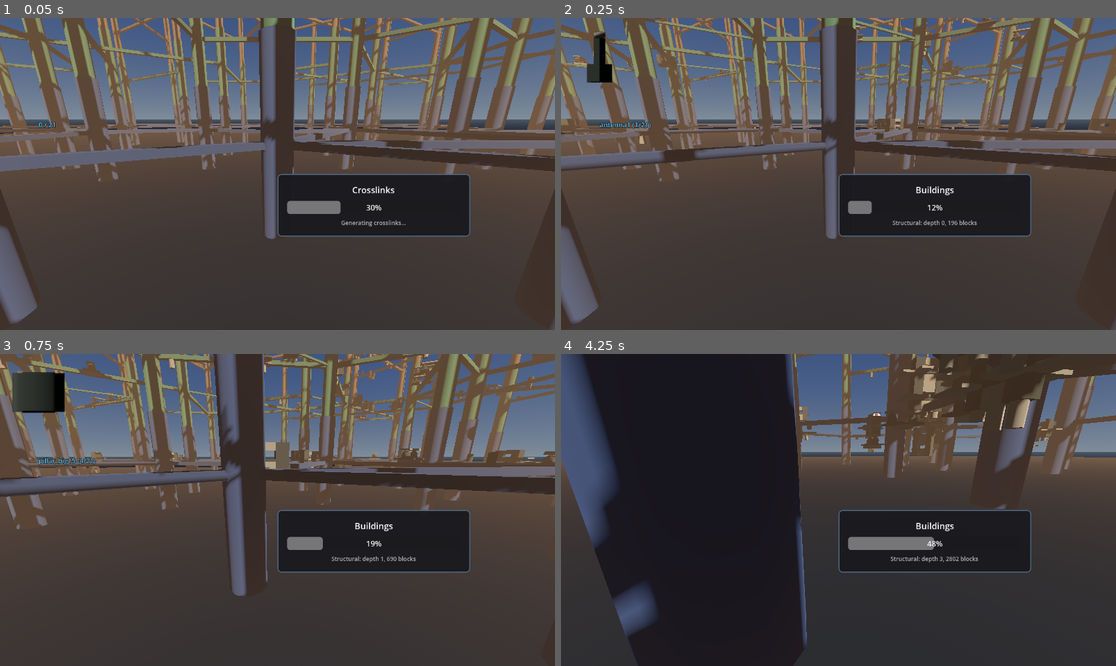
Above: before the commit, frames 1-4 (two rows, left to right).
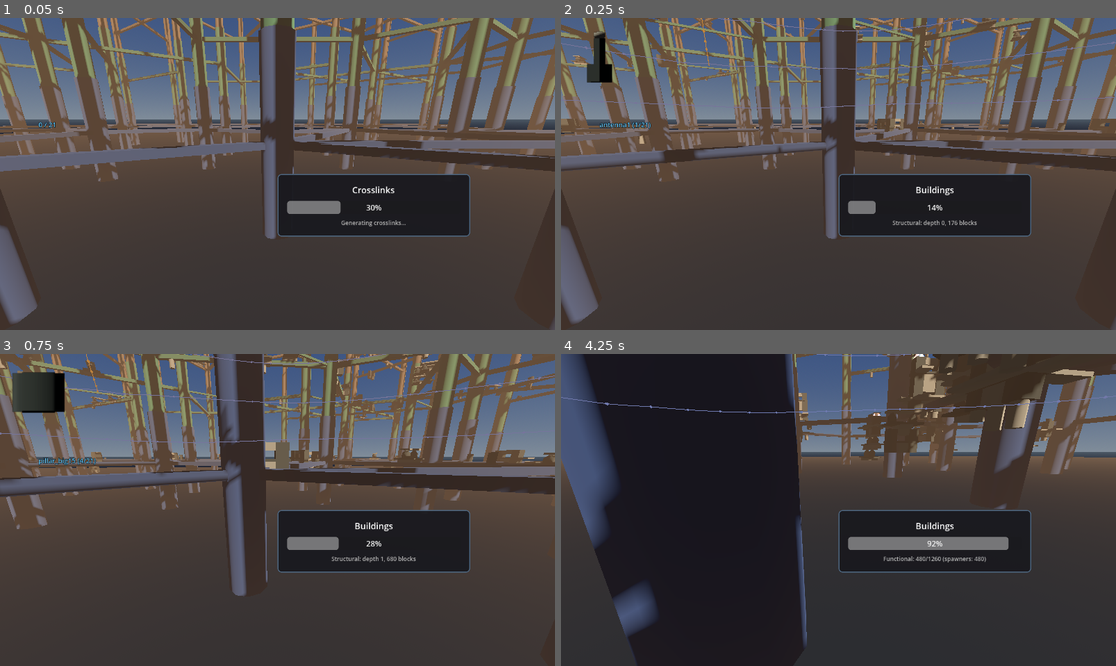
Above: after the commit, the same moments.

Repository: TaxiService/fcar
Game: Godot game, scene res://city/city_test.tscn
Same seed, same stepped clock (60 frames per second), same inputs: the game is played once before the commit and once after it.
Inputs (mouse positions are in pixels of both pictures, inside the frame that each line leads up to):
- Up to frame 1 (0.05 s): no input
- Up to frame 2 (0.25 s): no input
- Up to frame 3 (0.75 s): tap Enter at 0.5 s; move the mouse to (305, 510) at 0.52 s; hold W (forward) from 0.53 s (still down); tap Shift (boost) at 0.6 s; click (305, 510) at 0.67 s
- Up to frame 4 (4.25 s): keep holding W (forward); tap Space (jump) at 0.77, 1.52, 3.02, 3.77 s; move the mouse to (810, 510) at 1.27 s; tap R (confirm) at 1.35 s; move the mouse to (849, 503) at 2.02 s; tap C (crouch) at 2.1 s; move the mouse to (832, 516) at 2.77 s; tap V (toggle_auto_hover) at 2.85 s; click (832, 516) at 2.92 s; move the mouse to (877, 513) at 3.52 s; hold F (toggle_control_lock) from 3.53 s (still down)

Frame 1 is identical in both runs. In frame 2, 0.6% of the frame differs, in the area x 0-100%, y 0-67%; in frame 3, 0.6%; in frame 4, 1.8%.

Commit message:
add highway route generation and traffic car system
HighwayGenerator produces Curve3D spline routes at biome borders —
ring highways circling the city and cross highways cutting through
hex face-center directions. TrafficManager pools TrafficCar nodes
(redsand.tscn visuals, no physics) and moves them along routes with
slot-based spawn/despawn, tube offsets, and disturbed-state blending.

Co-Authored-By: Claude Opus 4.6 <noreply@anthropic.com>

Diff:
--- a/city/CityGenerator.gd
+++ b/city/CityGenerator.gd
@@ -140,6 +140,11 @@
 
 @export var building_generator_path: NodePath
 var building_generator: BuildingGenerator
+
+@export_category("Highways")
+@export var generate_highways: bool = true
+var highway_generator: HighwayGenerator
+
 var _rng: RandomNumberGenerator = RandomNumberGenerator.new()
 var _current_seed: int = 0
 
@@ -154,6 +159,7 @@
 	CityGrid.city_generator = self
 	_create_containers()
 	CityGrid.building_generator = building_generator
+	CityGrid.highway_generator = highway_generator
 	if show_ground_grid:
 		_create_ground_grid()
 
@@ -206,6 +212,11 @@
 	if building_generator:
 		building_generator.reparent(buildings_container)
 
+	# Create HighwayGenerator
+	highway_generator = HighwayGenerator.new()
+	highway_generator.name = "HighwayGenerator"
+	add_child(highway_generator)
+
 func _initialize_rng():
 	if use_random_seed:
 		_current_seed = int(Time.get_unix_time_from_system() * 1000) % 2147483647
@@ -254,6 +265,11 @@
 	_generate_connectors()
 	await get_tree().process_frame
 
+	if generate_highways:
+		city_generation_progress.emit("highways", 0.45, "Generating highways...")
+		_generate_highways()
+		await get_tree().process_frame
+
 	if generate_buildings:
 		city_generation_progress.emit("buildings", 0.5, "Generating buildings...")
 		await _generate_buildings()
@@ -280,6 +296,9 @@
 	for child in buildings_container.get_children():
 		if child != building_generator:
 			child.queue_free()
+	# Clear highway routes
+	if highway_generator:
+		highway_generator._clear()
 
 
 func _generate_hex_grid():
@@ -745,6 +764,14 @@
 	return aabbs
 
 
+func _generate_highways():
+	if not highway_generator:
+		push_error("CityGenerator: HighwayGenerator not initialized")
+		return
+	highway_generator.generate_highways = generate_highways
+	highway_generator.set_seed(_current_seed + 55501)
+	highway_generator.generate(self)
+
 func _generate_buildings():
 	if not building_generator:
 		push_error("CityGenerator: BuildingGenerator not initialized")
--- a/city/CityGrid.gd
+++ b/city/CityGrid.gd
@@ -36,6 +36,8 @@
 var city_generator: CityGenerator = null
 var building_generator: BuildingGenerator = null
 var visibility_manager: VisibilityManager = null
+var highway_generator: HighwayGenerator = null
+var traffic_manager: TrafficManager = null
 
 
 func _ready():
--- /dev/null
+++ b/city/HighwayGenerator.gd
@@ -0,0 +1,294 @@
+class_name HighwayGenerator
+extends Node3D
+
+class HighwayRoute extends RefCounted:
+	var curve: Curve3D
+	var height_level: int       # Biome border index (1, 2, 3...)
+	var route_type: String      # "ring" or "cross"
+	var tube_radius: float
+	var speed_limit: float
+	var is_loop: bool
+	var total_length: float
+
+@export_category("Highway Generation")
+@export var generate_highways: bool = true
+@export var ring_highways_per_border: int = 1
+@export var cross_highway_count: int = 2
+@export var tube_radius: float = 40.0
+@export var ring_radius_offset: float = 50.0
+@export var spire_avoidance_radius: float = 90.0
+@export var waypoint_spacing: float = 200.0
+@export var y_undulation_amplitude: float = 30.0
+@export var default_speed_limit: float = 40.0
+
+@export_category("Debug")
+@export var debug_draw_highways: bool = true
+
+var routes: Array = []  # Array of HighwayRoute
+var _rng: RandomNumberGenerator = RandomNumberGenerator.new()
+var _debug_container: Node3D = null
+
+func set_seed(seed_value: int):
+	_rng.seed = seed_value
+
+func generate(city_gen: CityGenerator):
+	if not generate_highways:
+		return
+
+	_clear()
+
+	var biome_height = city_gen.spire_height / city_gen.biome_count
+
+	# Ring highways at each biome border (skip ground level border 0)
+	for border_idx in range(1, city_gen.biome_count):
+		var border_y = biome_height * border_idx
+		for i in range(ring_highways_per_border):
+			var route = _generate_ring_highway(city_gen, border_y, border_idx, i)
+			if route:
+				routes.append(route)
+
+	# Cross highways along hex face-center directions (safe angles that avoid spires)
+	# Pointy-top hex has vertices at 30°+n*60°, so face-centers are at n*60° (0°, 60°, 120°)
+	var safe_angles = [0.0, PI / 3.0, 2.0 * PI / 3.0]
+	for i in range(cross_highway_count):
+		var border_idx = (i % (city_gen.biome_count - 1)) + 1
+		var border_y = biome_height * border_idx
+		var angle = safe_angles[i % safe_angles.size()]
+		var route = _generate_cross_highway(city_gen, border_y, border_idx, angle)
+		if route:
+			routes.append(route)
+
+	var ring_count = 0
+	var cross_count = 0
+	for r in routes:
+		if r.route_type == "ring":
+			ring_count += 1
+		else:
+			cross_count += 1
+	print("HighwayGenerator: Generated %d routes (%d ring, %d cross)" % [routes.size(), ring_count, cross_count])
+
+	if debug_draw_highways:
+		_draw_debug()
+
+func _clear():
+	routes.clear()
+	if _debug_container:
+		_debug_container.queue_free()
+		_debug_container = null
+
+func _get_max_spire_radius(city_gen: CityGenerator) -> float:
+	var max_dist = 0.0
+	for pos in city_gen.spire_positions:
+		var dist = Vector2(pos.x, pos.z).length()
+		if dist > max_dist:
+			max_dist = dist
+	return max_dist
+
+func _generate_ring_highway(city_gen: CityGenerator, base_y: float, border_idx: int, ring_index: int) -> HighwayRoute:
+	var max_spire_dist = _get_max_spire_radius(city_gen)
+	var ring_radius = max_spire_dist + ring_radius_offset + ring_index * tube_radius * 2.5
+
+	var circumference = TAU * ring_radius
+	var num_points = maxi(12, int(circumference / waypoint_spacing))
+
+	# Phase offset for organic undulation
+	var phase = _rng.randf() * TAU
+
+	var points: Array[Vector3] = []
+
+	for i in range(num_points):
+		var angle = TAU * i / num_points
+		var x = cos(angle) * ring_radius
+		var z = sin(angle) * ring_radius
+
+		# Multi-frequency Y undulation for organic feel
+		var y_offset = sin(angle * 3.0 + phase) * y_undulation_amplitude * 0.7 \
+			+ sin(angle * 7.0 + phase * 2.3) * y_undulation_amplitude * 0.3
+		var y = base_y + y_offset
+
+		var point = Vector3(x, y, z)
+		point = _avoid_spires(point, city_gen.spire_positions)
+		points.append(point)
+
+	# Build Curve3D with smooth handles and loop closure
+	var curve = Curve3D.new()
+
+	for i in range(points.size()):
+		var prev_idx = (i - 1 + points.size()) % points.size()
+		var next_idx = (i + 1) % points.size()
+
+		var to_next = points[next_idx] - points[i]
+		var to_prev = points[prev_idx] - points[i]
+		var tangent = (to_next - to_prev).normalized()
+		var handle_len = points[i].distance_to(points[next_idx]) * 0.33
+
+		curve.add_point(points[i], -tangent * handle_len, tangent * handle_len)
+
+	# Close the loop by duplicating first point at the end
+	var p0 = points[0]
+	var prev_last = points[points.size() - 1]
+	var next_first = points[1]
+	var close_tangent = (next_first - prev_last).normalized()
+	var close_handle_len = p0.distance_to(next_first) * 0.33
+	curve.add_point(p0, -close_tangent * close_handle_len, close_tangent * close_handle_len)
+
+	var route = HighwayRoute.new()
+	route.curve = curve
+	route.height_level = border_idx
+	route.route_type = "ring"
+	route.tube_radius = tube_radius
+	route.speed_limit = default_speed_limit
+	route.is_loop = true
+	route.total_length = curve.get_baked_length()
+
+	print("  Ring highway at y=%.0f, radius=%.0f, %d points, length=%.0fm" % [
+		base_y, ring_radius, num_points, route.total_length])
+
+	return route
+
+func _generate_cross_highway(city_gen: CityGenerator, base_y: float, border_idx: int, direction_angle: float) -> HighwayRoute:
+	var max_spire_dist = _get_max_spire_radius(city_gen)
+	var extent = max_spire_dist + ring_radius_offset + 100.0
+
+	var dir = Vector2(cos(direction_angle), sin(direction_angle))
+	var start_2d = -dir * extent
+	var end_2d = dir * extent
+
+	var total_dist = start_2d.distance_to(end_2d)
+	var num_segments = maxi(4, int(total_dist / waypoint_spacing))
+
+	var phase = _rng.randf() * TAU
+	var points: Array[Vector3] = []
+
+	for i in range(num_segments + 1):
+		var t = float(i) / num_segments
+		var pos_2d = start_2d.lerp(end_2d, t)
+
+		# Y undulation — gentler near endpoints, stronger in the middle
+		var center_weight = sin(t * PI)  # 0 at ends, 1 at middle
+		var y_offset = sin(t * PI * 4.0 + phase) * y_undulation_amplitude * center_weight
+		var y = base_y + y_offset
+
+		var point = Vector3(pos_2d.x, y, pos_2d.y)
+		point = _avoid_spires(point, city_gen.spire_positions)
+		points.append(point)
+
+	# Build Curve3D with smooth handles (open-ended)
+	var curve = Curve3D.new()
+
+	for i in range(points.size()):
+		var in_handle = Vector3.ZERO
+		var out_handle = Vector3.ZERO
+
+		if i > 0 and i < points.size() - 1:
+			var to_next = points[i + 1] - points[i]
+			var to_prev = points[i - 1] - points[i]
+			var tangent = (to_next - to_prev).normalized()
+			var handle_len = points[i].distance_to(points[i + 1]) * 0.33
+			in_handle = -tangent * handle_len
+			out_handle = tangent * handle_len
+		elif i == 0 and points.size() > 1:
+			var tangent = (points[1] - points[0]).normalized()
+			var handle_len = points[0].distance_to(points[1]) * 0.33
+			out_handle = tangent * handle_len
+		elif i == points.size() - 1 and points.size() > 1:
+			var tangent = (points[i] - points[i - 1]).normalized()
+			var handle_len = points[i - 1].distance_to(points[i]) * 0.33
+			in_handle = -tangent * handle_len
+
+		curve.add_point(points[i], in_handle, out_handle)
+
+	var route = HighwayRoute.new()
+	route.curve = curve
+	route.height_level = border_idx
+	route.route_type = "cross"
+	route.tube_radius = tube_radius
+	route.speed_limit = default_speed_limit
+	route.is_loop = false
+	route.total_length = curve.get_baked_length()
+
+	print("  Cross highway at y=%.0f, angle=%.0f°, %d points, length=%.0fm" % [
+		base_y, rad_to_deg(direction_angle), points.size(), route.total_length])
+
+	return route
+
+func _avoid_spires(point: Vector3, spires: Array[Vector3]) -> Vector3:
+	var result = point
+	for spire_pos in spires:
+		var spire_xz = Vector2(spire_pos.x, spire_pos.z)
+		var point_xz = Vector2(result.x, result.z)
+		var dist = point_xz.distance_to(spire_xz)
+
+		if dist < spire_avoidance_radius:
+			var away = point_xz - spire_xz
+			if away.length() < 0.01:
+				away = Vector2(_rng.randf() - 0.5, _rng.randf() - 0.5)
+			away = away.normalized()
+			var push = spire_avoidance_radius - dist + 10.0
+			result.x += away.x * push
+			result.z += away.y * push
+
+	return result
+
+# --- Debug visualization ---
+
+func _draw_debug():
+	if _debug_container:
+		_debug_container.queue_free()
+
+	_debug_container = Node3D.new()
+	_debug_container.name = "HighwayDebug"
+	add_child(_debug_container)
+
+	for route in routes:
+		var color = Color.DODGER_BLUE if route.route_type == "ring" else Color.ORANGE
+		_draw_curve_line(route.curve, color)
+		for p_idx in range(route.curve.point_count):
+			_draw_waypoint_sphere(route.curve.get_point_position(p_idx), color)
+
+func _draw_curve_line(curve: Curve3D, color: Color):
+	var baked_length = curve.get_baked_length()
+	if baked_length < 1.0:
+		return
+
+	var step = 10.0
+	var num_samples = int(baked_length / step)
+	if num_samples < 2:
+		return
+
+	var im = ImmediateMesh.new()
+	var mi = MeshInstance3D.new()
+	mi.mesh = im
+	mi.cast_shadow = GeometryInstance3D.SHADOW_CASTING_SETTING_OFF
+
+	var mat = StandardMaterial3D.new()
+	mat.albedo_color = color
+	mat.shading_mode = BaseMaterial3D.SHADING_MODE_UNSHADED
+	mat.no_depth_test = true
+
+	im.surface_begin(Mesh.PRIMITIVE_LINE_STRIP, mat)
+	for i in range(num_samples + 1):
+		var offset = minf(step * i, baked_length)
+		im.surface_add_vertex(curve.sample_baked(offset))
+	im.surface_end()
+
+	_debug_container.add_child(mi)
+
+func _draw_waypoint_sphere(pos: Vector3, color: Color):
+	var mi = MeshInstance3D.new()
+	var sphere = SphereMesh.new()
+	sphere.radius = 8.0
+	sphere.height = 16.0
+	sphere.radial_segments = 8
+	sphere.rings = 4
+	mi.mesh = sphere
+	mi.position = pos
+	mi.cast_shadow = GeometryInstance3D.SHADOW_CASTING_SETTING_OFF
+
+	var mat = StandardMaterial3D.new()
+	mat.albedo_color = color
+	mat.shading_mode = BaseMaterial3D.SHADING_MODE_UNSHADED
+	mat.no_depth_test = true
+	mi.material_override = mat
+
+	_debug_container.add_child(mi)
--- a/city/cars/redsand.tscn
+++ b/city/cars/redsand.tscn
@@ -2,8 +2,6 @@
 
 [ext_resource type="Material" uid="uid://cselcmv1hjfrn" path="res://mats/redsand.tres" id="1_ee1oc"]
 [ext_resource type="Material" uid="uid://ce3eavktn35d4" path="res://mats/grey.tres" id="2_siccx"]
-
-[sub_resource type="CapsuleShape3D" id="CapsuleShape3D_vftlu"]
 
 [sub_resource type="CapsuleMesh" id="CapsuleMesh_bp4u7"]
 material = ExtResource("1_ee1oc")
@@ -27,11 +25,7 @@
 metallic = 0.3
 metallic_specular = 0.44
 
-[node name="Node3D" type="RigidBody3D"]
-
-[node name="CollisionShape3D" type="CollisionShape3D" parent="."]
-transform = Transform3D(1, 0, 0, 0, -4.371139e-08, -1, 0, 1, -4.371139e-08, 0, 0, 0)
-shape = SubResource("CapsuleShape3D_vftlu")
+[node name="RedsandCar" type="Node3D"]
 
 [node name="MeshInstance3D" type="MeshInstance3D" parent="."]
 transform = Transform3D(1, 0, 0, 0, -4.371139e-08, -1, 0, 1, -4.371139e-08, 0, 0, 0)
--- a/city/city_test.tscn
+++ b/city/city_test.tscn
@@ -10,6 +10,7 @@
 [ext_resource type="Script" uid="uid://inwuan5ora6n" path="res://city/BuildingImpostorGenerator.gd" id="7_nix7l"]
 [ext_resource type="Script" uid="uid://7xu3fgcqlm5x" path="res://city/LODIntegration.gd" id="8_nix7l"]
 [ext_resource type="Script" uid="uid://1mpmjxdgxui" path="res://city/BuildingGenerator.gd" id="10_bgen"]
+[ext_resource type="Script" uid="uid://bw11b4s2c56h3" path="res://systems/TrafficManager.gd" id="11_traf"]
 
 [sub_resource type="ProceduralSkyMaterial" id="ProceduralSkyMaterial_sky"]
 sky_top_color = Color(0.2, 0.3, 0.5, 1)
@@ -66,7 +67,7 @@
 crosslink_height = 14.99
 building_max_depth = 7
 building_branch_chance = 0.1
-building_max_total = 5000
+building_max_total = 2500
 top_seed_probability = 0.2
 bottom_seed_sizes = 4
 edge_top_sizes = 1
@@ -84,6 +85,11 @@
 fare_guarantee_radius = 300.0
 fare_guarantee_timeout = 15.0
 fare_guarantee_min = 3
+
+[node name="TrafficManager" type="Node" parent="."]
+script = ExtResource("11_traf")
+max_active_cars = 800
+cars_per_route = 200
 
 [node name="VisibilityManager" type="Node" parent="."]
 script = ExtResource("5_yage8")
--- a/fcar/FCar.gd
+++ b/fcar/FCar.gd
@@ -2107,6 +2107,7 @@
 	if camera:
 		Person.lod_camera = camera
 		Person.lod_player_y = global_position.y
+		TrafficCar.lod_camera = camera
 		print("FCar: LOD camera set to %s" % camera.name)
 	else:
 		push_error("FCar: Could not find camera child for LOD system!")
--- /dev/null
+++ b/systems/TrafficCar.gd
@@ -0,0 +1,59 @@
+class_name TrafficCar
+extends Node3D
+
+enum State { INACTIVE, CRUISING, DISTURBED }
+
+static var lod_camera: Camera3D = null
+
+var state: State = State.INACTIVE
+var route_index: int = -1
+var curve_offset: float = 0.0
+var tube_offset: Vector3 = Vector3.ZERO
+var speed: float = 0.0
+var target_speed: float = 0.0
+var slot_index: int = -1
+
+# Disturbed state (after player collision)
+var disturbed_velocity: Vector3 = Vector3.ZERO
+var disturbed_timer: float = 0.0
+var disturbed_duration: float = 2.0
+
+# Visual
+var facing_direction: Vector3 = Vector3.FORWARD
+
+# Collision half-extents for manual AABB check (used by FCar, not Godot physics)
+var collision_half_extents: Vector3 = Vector3(1.0, 0.5, 2.0)
+
+var _visual: Node3D = null
+
+func set_visual(node: Node3D):
+	_visual = node
+	add_child(_visual)
+
+func activate(route_idx: int, offset: float, tube_off: Vector3, spd: float):
+	route_index = route_idx
+	curve_offset = offset
+	tube_offset = tube_off
+	target_speed = spd
+	speed = spd
+	state = State.CRUISING
+	visible = true
+	disturbed_velocity = Vector3.ZERO
+	disturbed_timer = 0.0
+
+func deactivate():
+	state = State.INACTIVE
+	route_index = -1
+	slot_index = -1
+	curve_offset = 0.0
+	speed = 0.0
+	target_speed = 0.0
+	tube_offset = Vector3.ZERO
+	disturbed_velocity = Vector3.ZERO
+	disturbed_timer = 0.0
+	visible = false
+
+func apply_disturbance(impact_velocity: Vector3, _impact_point: Vector3):
+	state = State.DISTURBED
+	disturbed_velocity = impact_velocity
+	disturbed_timer = 0.0
--- /dev/null
+++ b/systems/TrafficManager.gd
@@ -0,0 +1,281 @@
+class_name TrafficManager
+extends Node
+
+@export_category("Pool")
+@export var pool_size: int = 150
+@export var max_active_cars: int = 80
+
+@export_category("Spawning")
+@export var spawn_radius: float = 600.0
+@export var despawn_radius: float = 800.0
+@export var cars_per_route: int = 20
+
+@export_category("LOD")
+@export var rotation_update_radius: float = 200.0
+
+var _pool: Array[TrafficCar] = []
+var _active_cars: Array[TrafficCar] = []
+var _car_scene: PackedScene = null
+var _routes: Array = []  # HighwayGenerator.HighwayRoute refs
+var _pool_ready: bool = false
+var _rng: RandomNumberGenerator = RandomNumberGenerator.new()
+
+# Per-route slot tracking: route_index -> Array of slot car refs (null = empty)
+var _route_slots: Dictionary = {}
+
+# Squared radii for fast distance checks
+var _spawn_radius_sq: float
+var _despawn_radius_sq: float
+var _rotation_radius_sq: float
+
+# Round-robin chunk index for batched LOD updates
+var _lod_chunk_index: int = 0
+const LOD_CHUNK_SIZE: int = 20
+
+func _ready():
+	CityGrid.traffic_manager = self
+	_spawn_radius_sq = spawn_radius * spawn_radius
+	_despawn_radius_sq = despawn_radius * despawn_radius
+	_rotation_radius_sq = rotation_update_radius * rotation_update_radius
+	_car_scene = load("res://city/cars/redsand.tscn")
+	_rng.seed = hash("traffic") + int(Time.get_unix_time_from_system()) % 10000
+	call_deferred("_warm_pool")
+
+func _warm_pool():
+	for i in range(pool_size):
+		var car = _create_pooled_car()
+		_pool.append(car)
+		if i % 20 == 19:
+			await get_tree().process_frame
+	_pool_ready = true
+	print("TrafficManager: Pool ready (%d cars)" % _pool.size())
+
+	# Grab routes from highway generator
+	_load_routes()
+
+func _create_pooled_car() -> TrafficCar:
+	var car = TrafficCar.new()
+	car.name = "TrafficCar_%d" % get_child_count()
+	var visual = _car_scene.instantiate()
+	car.set_visual(visual)
+	car.visible = false
+	add_child(car)
+	return car
+
+func _load_routes():
+	var hg = CityGrid.highway_generator
+	if not hg or hg.routes.is_empty():
+		print("TrafficManager: No highway routes available")
+		return
+
+	_routes = hg.routes
+	# Initialize slot arrays per route
+	for i in range(_routes.size()):
+		var route = _routes[i]
+		var slot_count = cars_per_route
+		var slots: Array = []
+		slots.resize(slot_count)
+		slots.fill(null)
+		_route_slots[i] = slots
+
+	print("TrafficManager: Loaded %d routes, %d slots each" % [_routes.size(), cars_per_route])
+
+func _acquire_from_pool() -> TrafficCar:
+	if _pool.is_empty():
+		return null
+	var car = _pool.pop_back()
+	return car
+
+func _return_to_pool(car: TrafficCar):
+	if not is_instance_valid(car):
+		return
+	# Clear slot
+	if car.route_index >= 0 and _route_slots.has(car.route_index):
+		var slots = _route_slots[car.route_index]
+		if car.slot_index >= 0 and car.slot_index < slots.size():
+			slots[car.slot_index] = null
+	car.deactivate()
+	_active_cars.erase(car)
+	_pool.append(car)
+
+func _process(delta: float):
+	if not _pool_ready or _routes.is_empty():
+		return
+
+	var cam = TrafficCar.lod_camera
+	if not cam:
+		cam = get_viewport().get_camera_3d()
+		if cam:
+			TrafficCar.lod_camera = cam
+	if not cam:
+		return
+
+	var cam_pos = cam.global_position
+
+	# Spawn/despawn pass
+	_update_spawning(cam_pos)
+
+	# Move all active cars
+	_update_movement(delta, cam_pos)
+
+	# Batched LOD update
+	_update_lod_batch(cam_pos)
+
+func _update_spawning(cam_pos: Vector3):
+	# Despawn cars beyond despawn radius
+	var i = _active_cars.size() - 1
+	while i >= 0:
+		var car = _active_cars[i]
+		var dist_sq = car.global_position.distance_squared_to(cam_pos)
+		if dist_sq > _despawn_radius_sq:
+			_return_to_pool(car)
+		i -= 1
+
+	# Spawn cars in empty slots near camera
+	if _active_cars.size() >= max_active_cars:
+		return
+
+	for route_idx in range(_routes.size()):
+		var route = _routes[route_idx]
+		var slots = _route_slots[route_idx]
+		var slot_spacing = route.total_length / slots.size()
+
+		for slot_idx in range(slots.size()):
+			if _active_cars.size() >= max_active_cars:
+				return
+			if slots[slot_idx] != null:
+				continue
+
+			# Check if this slot's curve position is near the camera
+			var offset = slot_spacing * slot_idx
+			var slot_pos = route.curve.sample_baked(offset)
+			var dist_sq = slot_pos.distance_squared_to(cam_pos)
+
+			if dist_sq < _spawn_radius_sq:
+				_spawn_car_at_slot(route_idx, route, slot_idx, offset)
+
+func _spawn_car_at_slot(route_idx: int, route, slot_idx: int, offset: float):
+	var car = _acquire_from_pool()
+	if not car:
+		return
+
+	# Random tube offset (spread more horizontally than vertically)
+	var angle = _rng.randf() * TAU
+	var dist = _rng.randf() * route.tube_radius * 0.7
+	var tube_off = Vector3(cos(angle) * dist, sin(angle) * dist * 0.3, 0)
+
+	var spd = route.speed_limit * _rng.randf_range(0.8, 1.15)
+
+	car.slot_index = slot_idx
+	car.activate(route_idx, offset, tube_off, spd)
+
+	# Set initial position
+	var curve_pos = route.curve.sample_baked(offset)
+	car.global_position = curve_pos + tube_off
+
+	# Set initial facing
+	var next_pos = route.curve.sample_baked(minf(offset + 2.0, route.total_length))
+	var tangent = (next_pos - curve_pos).normalized()
+	if tangent.length_squared() > 0.001:
+		car.facing_direction = tangent
+		car.look_at(car.global_position + tangent, Vector3.UP)
+
+	_active_cars.append(car)
+	_route_slots[route_idx][slot_idx] = car
+
+func _update_movement(delta: float, cam_pos: Vector3):
+	for car in _active_cars:
+		if car.route_index < 0 or car.route_index >= _routes.size():
+			continue
+		var route = _routes[car.route_index]
+		_update_car(car, delta, route, cam_pos)
+
+func _update_car(car: TrafficCar, delta: float, route, cam_pos: Vector3):
+	match car.state:
+		TrafficCar.State.CRUISING:
+			car.curve_offset += car.speed * delta
+
+			if route.is_loop:
+				car.curve_offset = fmod(car.curve_offset, route.total_length)
+				if car.curve_offset < 0:
+					car.curve_offset += route.total_length
+			else:
+				if car.curve_offset >= route.total_length:
+					car.curve_offset = 0.0
+
+			var curve_pos = route.curve.sample_baked(car.curve_offset)
+			car.global_position = curve_pos + car.tube_offset
+
+			# Only update rotation for nearby cars
+			var dist_sq = car.global_position.distance_squared_to(cam_pos)
+			if dist_sq < _rotation_radius_sq:
+				var look_offset = minf(car.curve_offset + 2.0, route.total_length)
+				var next_pos = route.curve.sample_baked(look_offset)
+				var tangent = (next_pos - curve_pos).normalized()
+				if tangent.length_squared() > 0.001:
+					car.facing_direction = tangent
+					car.look_at(car.global_position + tangent, Vector3.UP)
+
+		TrafficCar.State.DISTURBED:
+			car.disturbed_timer += delta
+			var blend = car.disturbed_timer / car.disturbed_duration
+
+			if blend >= 1.0:
+				car.state = TrafficCar.State.CRUISING
+				_snap_car_to_curve(car, route)
+			else:
+				var disturbed_pos = car.global_position + car.disturbed_velocity * delta
+				car.disturbed_velocity *= 0.95
+
+				car.curve_offset += car.target_speed * delta * 0.5
+				if route.is_loop:
+					car.curve_offset = fmod(car.curve_offset, route.total_length)
+				var curve_pos = route.curve.sample_baked(car.curve_offset) + car.tube_offset
+
+				var t = ease(blend, 0.3)
+				car.global_position = disturbed_pos.lerp(curve_pos, t)
+
+func _snap_car_to_curve(car: TrafficCar, route):
+	# Find approximate nearest offset by sampling
+	var best_offset = car.curve_offset
+	var best_dist_sq = INF
+	var search_range = 200.0
+	var step = 20.0
+
+	var start = car.curve_offset - search_range
+	var end = car.curve_offset + search_range
+
+	var check = start
+	while check <= end:
+		var test_offset = check
+		if route.is_loop:
+			test_offset = fmod(fmod(test_offset, route.total_length) + route.total_length, route.total_length)
+		else:
+			test_offset = clampf(test_offset, 0.0, route.total_length)
+		var pos = route.curve.sample_baked(test_offset)
+		var d = pos.distance_squared_to(car.global_position)
+		if d < best_dist_sq:
+			best_dist_sq = d
+			best_offset = test_offset
+		check += step
+
+	car.curve_offset = best_offset
+	car.speed = car.target_speed
+
+func _update_lod_batch(cam_pos: Vector3):
+	if _active_cars.is_empty():
+		return
+
+	var start = _lod_chunk_index
+	var end = mini(start + LOD_CHUNK_SIZE, _active_cars.size())
+
+	for i in range(start, end):
+		_update_car_lod(_active_cars[i], cam_pos)
+
+	_lod_chunk_index = end
+	if _lod_chunk_index >= _active_cars.size():
+		_lod_chunk_index = 0
+
+func _update_car_lod(car: TrafficCar, cam_pos: Vector3):
+	var dist_sq = car.global_position.distance_squared_to(cam_pos)
+	car.visible = dist_sq < _despawn_radius_sq
Not shown, added: city/HighwayGenerator.gd.uid
Not shown: 1 places in city/city_test.tscn that only renumber resources
Not shown, added: systems/TrafficCar.gd.uid
Not shown, added: systems/TrafficManager.gd.uid
